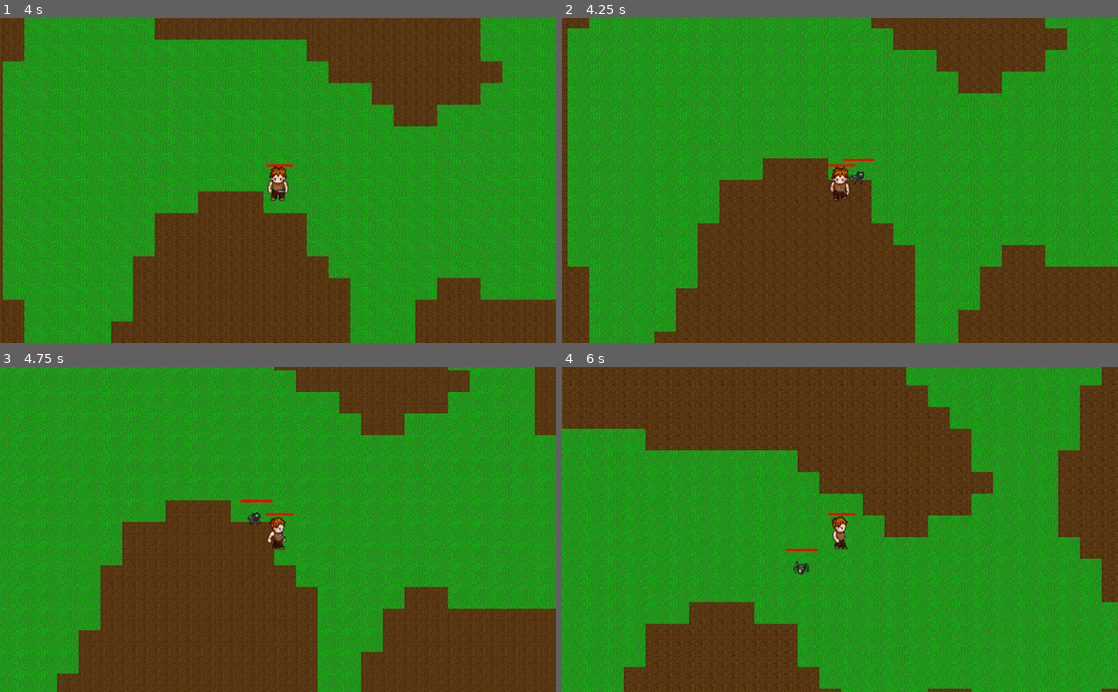
Above: before the commit, frames 1-4 (two rows, left to right).
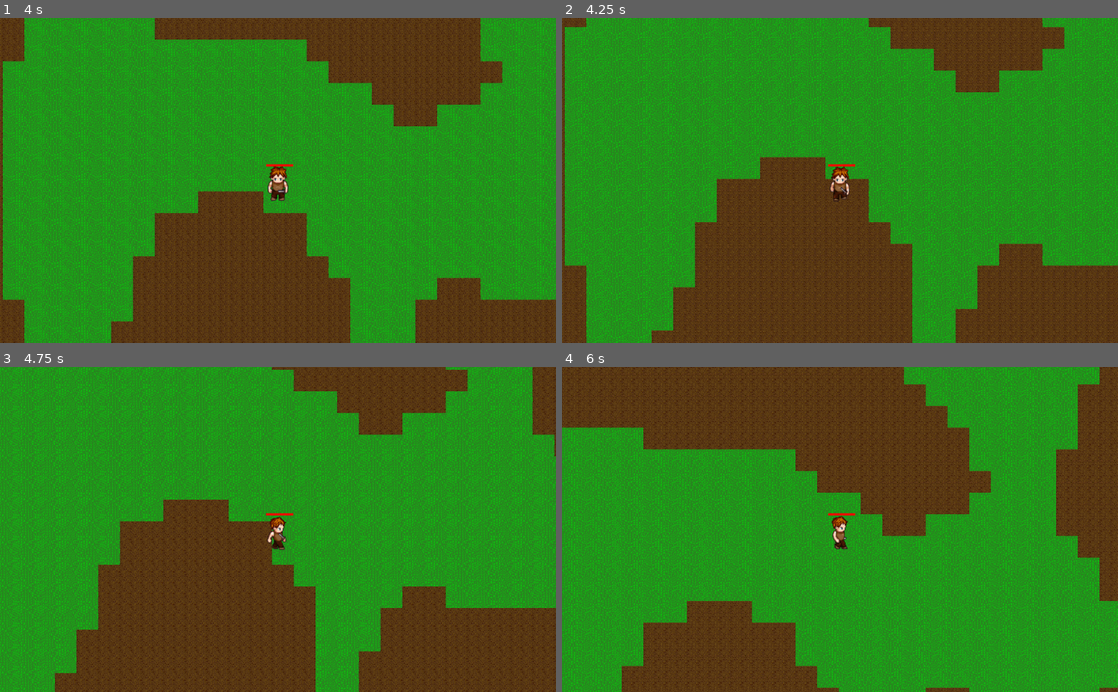
Above: after the commit, the same moments.

Repository: afonsolage/Raftel
Game: Godot game, scene res://Scenes/Stages/World.tscn
Two runs of this game, one before a commit and one after it. Both use one fixed random seed, a clock stepped at 60 frames per second and the inputs below.
Inputs:
- Up to frame 1 (4 s): tap Enter at 0.5 s; hold Ctrl 0.53-1.28 s; hold W (ui_up) 0.53-2.03 s; tap Ctrl at 1.35, 2.85 s; hold Ctrl 2.03-2.78 s; hold A (ui_left) 2.03-3.53 s; hold S (ui_down) from 3.53 s (still down); hold Ctrl from 3.53 s (still down)
- Up to frame 2 (4.25 s): keep holding S (ui_down); keep holding Ctrl
- Up to frame 3 (4.75 s): release S (ui_down) at 4.28 s; release Ctrl at 4.28 s; hold D (ui_right) from 4.28 s (still down); tap Ctrl at 4.35 s
- Up to frame 4 (6 s): release D (ui_right) at 5.03 s; hold W (ui_up) 5.03-5.78 s; hold Ctrl 5.03-5.78 s; hold D (ui_right) from 5.78 s (still down); tap Ctrl at 5.85 s

Frame 1 is identical in both runs. In frame 2, 28% of the frame differs, in the area x 0-100%, y 0-100%; in frame 3, 26%; in frame 4, 27%.

Commit message:
Fixed monster scaling when spawning

Diff:
--- a/Scripts/System/MonsterSpawner.gd
+++ b/Scripts/System/MonsterSpawner.gd
@@ -39,8 +39,9 @@
 
 	var size = randf() * max_size + (max_size - min_size)
 
-	mob.scale.x = size
-	mob.scale.y = size
-
+	var sprite = mob.get_node("Sprite")
+	sprite.scale.x = size
+	sprite.scale.y = size
+	sprite.modulate = Color(randf() * 0.5 + 0.5, randf() * 0.5 + 0.5, randf() * 0.5 + 0.5)
 
 	ysort.add_child(mob)
